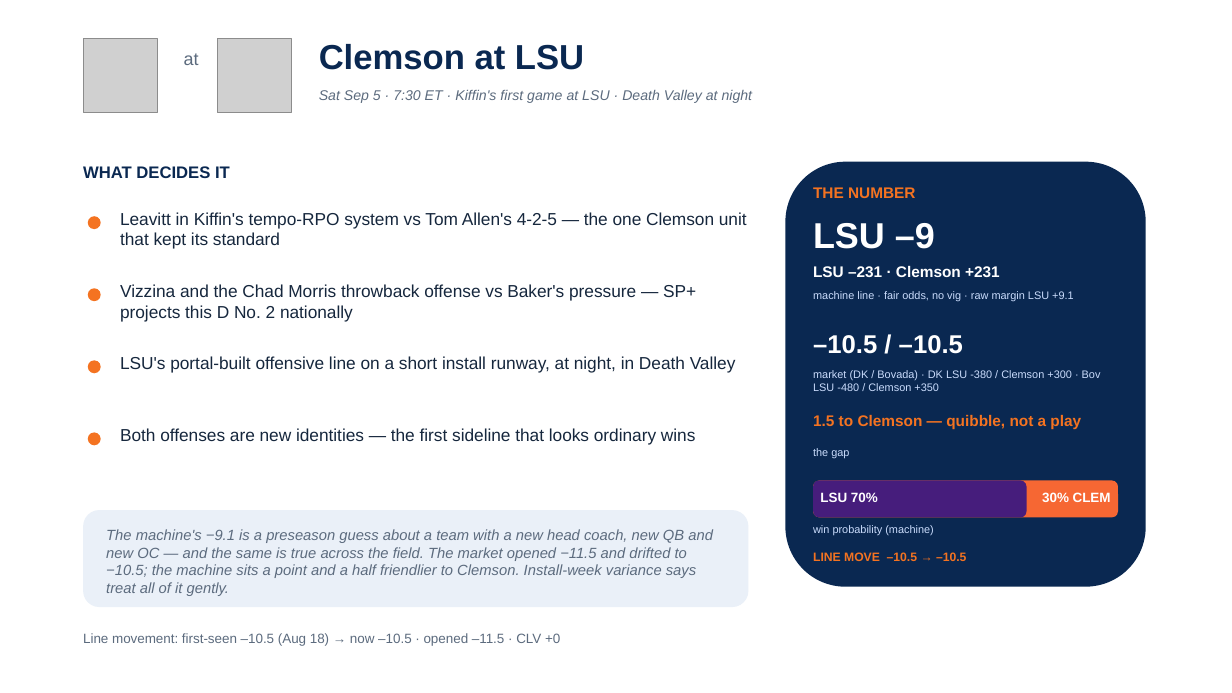
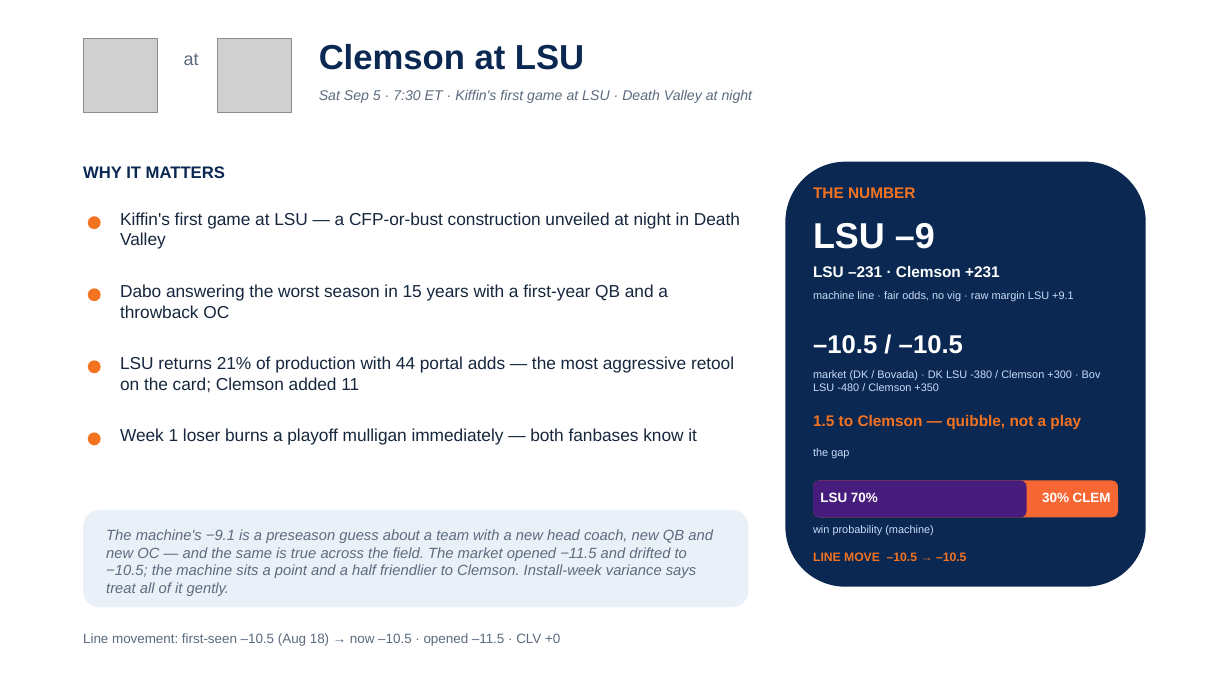
Before and after one commit to lucasalvarezflorida-lab/ncaa-fbs-analytics, a slide deck: slide 6 of decks/2026_Week1_Episode2.pptx. Drawn at 1232x693 pixels with LibreOffice and Linux fonts; fonts in the diff are those of the drawing; grey boxes stand for pictures. Boxes give left, top, right and bottom in pixels: in the first picture for what was removed or moved away, otherwise in the second. Text is boxed around its words. In the diff, an @@ line names an element or a change of style, - is before the commit and + after.

```diff
--- a/decks/2026_Week1_Episode2.pptx
+++ b/decks/2026_Week1_Episode2.pptx
@@ text at [83,166,225,178]: text changed @@
-WHAT DECIDES IT
+WHY IT MATTERS
@@ text at [120,212,740,249]: text changed @@
-Leavitt in Kiffin's tempo-RPO system vs Tom Allen's 4-2-5 — the one Clemson unit that kept its standard
+Kiffin's first game at LSU — a CFP-or-bust construction unveiled at night in Death Valley
@@ text at [120,284,668,318]: text changed @@
-Vizzina and the Chad Morris throwback offense vs Baker's pressure — SP+ projects this D No. 2 nationally
+Dabo answering the worst season in 15 years with a first-year QB and a throwback OC
@@ text at [120,356,734,393]: text changed @@
-LSU's portal-built offensive line on a short install runway, at night, in Death Valley
+LSU returns 21% of production with 44 portal adds — the most aggressive retool on the card; Clemson added 11
@@ text at [120,428,697,445]: text changed @@
-Both offenses are new identities — the first sideline that looks ordinary wins
+Week 1 loser burns a playoff mulligan immediately — both fanbases know it
```
Also in this commit, not shown: 14 other slides changed, 1 other file.
